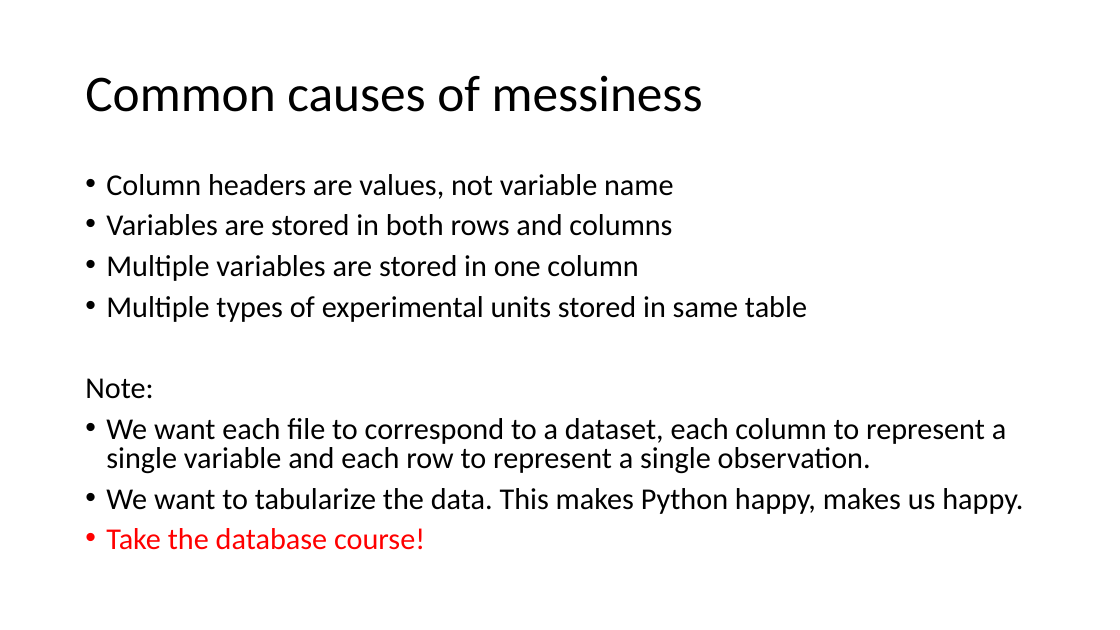
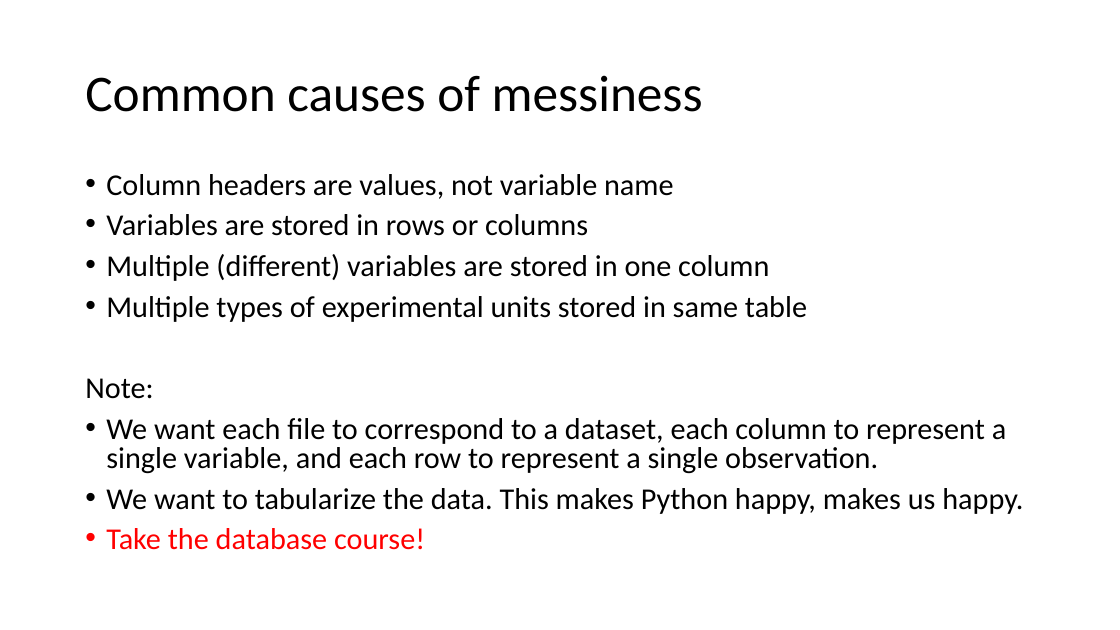
Before and after one commit to jayurbain/DataScienceIntro, a slide deck: slide 17 of slides/03_eda_data.pptx. Drawn at 1120x630 pixels with LibreOffice and Linux fonts; fonts in the diff are those of the drawing. Boxes give left, top, right and bottom in pixels: in the first picture for what was removed or moved away, otherwise in the second. Text is boxed around its words. In the diff, an @@ line names an element or a change of style, - is before the commit and + after.

```diff
--- a/slides/03_eda_data.pptx
+++ b/slides/03_eda_data.pptx
@@ text at box(106, 214, 769, 281): text changed @@
-• Variables are stored in both rows and columns
-• Multiple variables are stored in one column
+• Variables are stored in rows or columns
+• Multiple (different) variables are stored in one column
@@ text at box(106, 418, 1006, 474): text changed @@
-• We want each file to correspond to a dataset, each column to represent a single variable and each row to represent a single observation.
+• We want each file to correspond to a dataset, each column to represent a single variable, and each row to represent a single observation.
```
Also in this commit, not shown: 5 other slides changed, 4 other files.
